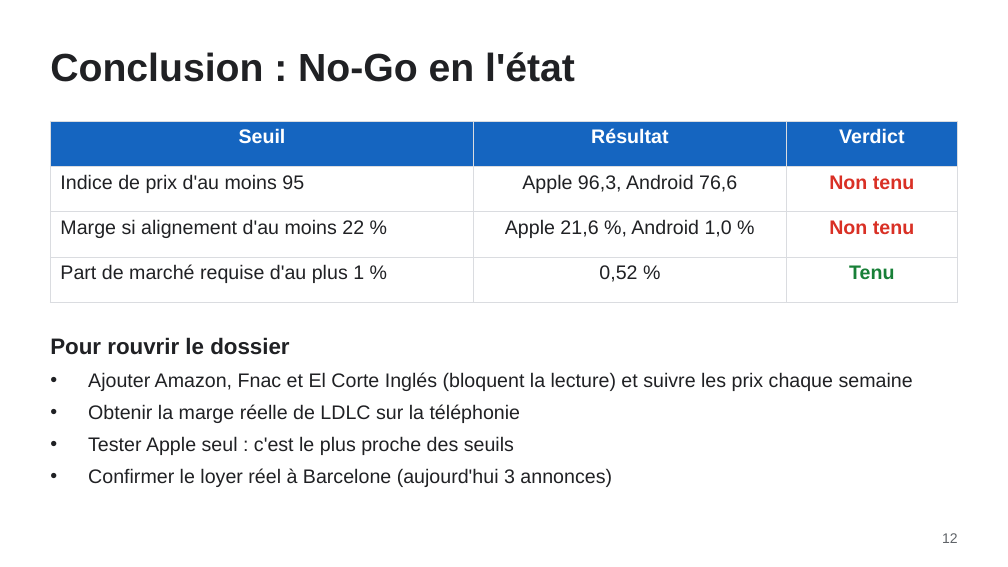
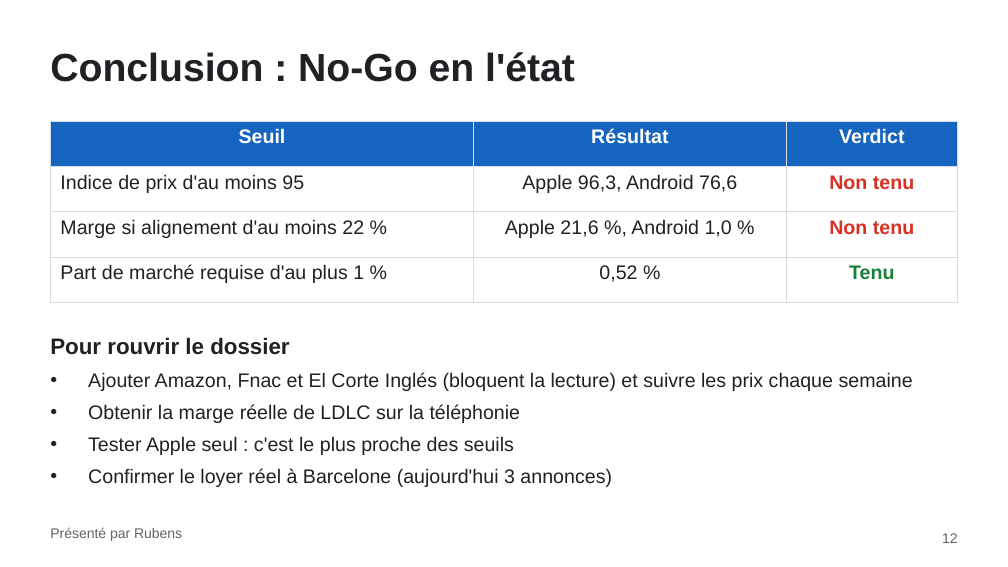
Before and after one commit to Chab-algo/LDLC-data, a slide deck: slide 12 of slides/LDLC_Espagne_Comex.pptx. Drawn at 1008x567 pixels with LibreOffice and Linux fonts; fonts in the diff are those of the drawing. Boxes give left, top, right and bottom in pixels: in the first picture for what was removed or moved away, otherwise in the second. Text is boxed around its words. In the diff, an @@ line names an element or a change of style, - is before the commit and + after.

```diff
--- a/slides/LDLC_Espagne_Comex.pptx
+++ b/slides/LDLC_Espagne_Comex.pptx
@@ text added at [50,527,182,541], 10 pt, text #5F6368 @@
+Présenté par Rubens
```
Also in this commit, not shown: 11 other slides changed, 1 other file.
